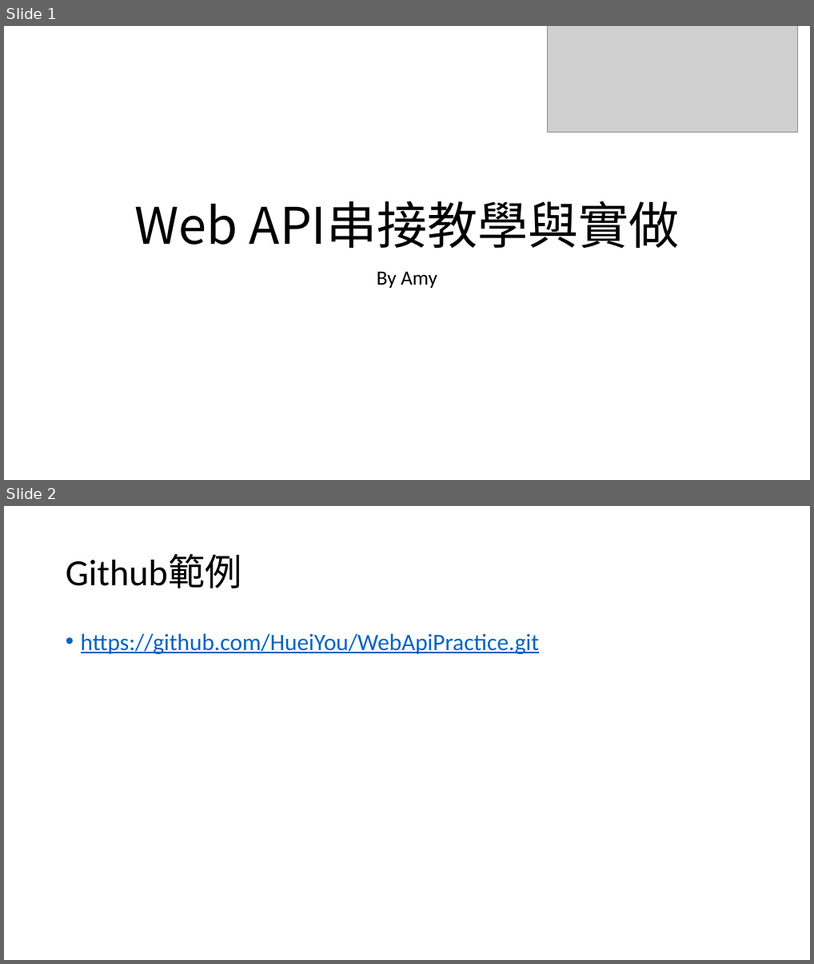
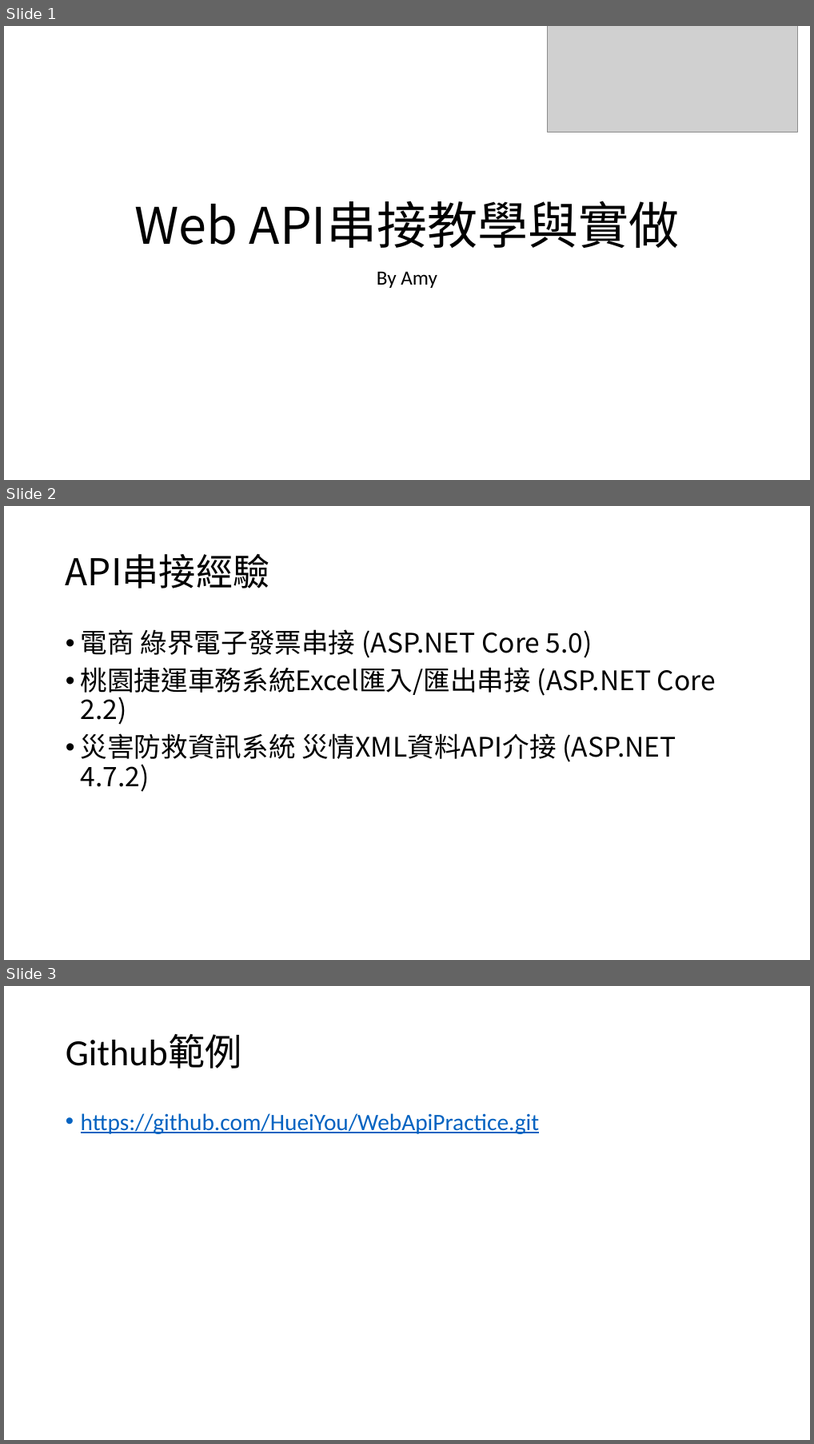
Before and after one commit to HueiYou/WebApiPractice, a slide deck: Web API教學與實做.pptx. Shown one above the other, each under a label of ours: slides 1 and 2 before the commit, slides 1, 2 and 3 after it. The pictures are 814x964 and 814x1444 pixels, drawn with LibreOffice and Linux fonts; fonts in the diff are those of the drawing; grey boxes stand for pictures. Boxes give left, top, right and bottom in pixels: in the first picture for what was removed or moved away, otherwise in the second. Text is boxed around its words. In the diff, an @@ line names an element or a change of style, - is before the commit and + after.

```diff
--- a/Web API教學與實做.pptx
+++ b/Web API教學與實做.pptx
@@ slide 2 added at (x1=4, y1=506, x2=810, y2=960), background #FFFFFF @@
@@ title added at (x1=66, y1=554, x2=270, y2=588), 44 pt, text #000000 @@
+API串接經驗
@@ text added at (x1=81, y1=629, x2=716, y2=792), 32 pt, text #000000 @@
+• 電商 綠界電子發票串接 (ASP.NET Core 5.0)
+• 桃園捷運車務系統Excel匯入/匯出串接 (ASP.NET Core 2.2)
+• 災害防救資訊系統 災情XML資料API介接 (ASP.NET 4.7.2)
@@ what was slide 2 is now slide 3 @@
```
Also in this commit, not shown: 7 slides changed.
